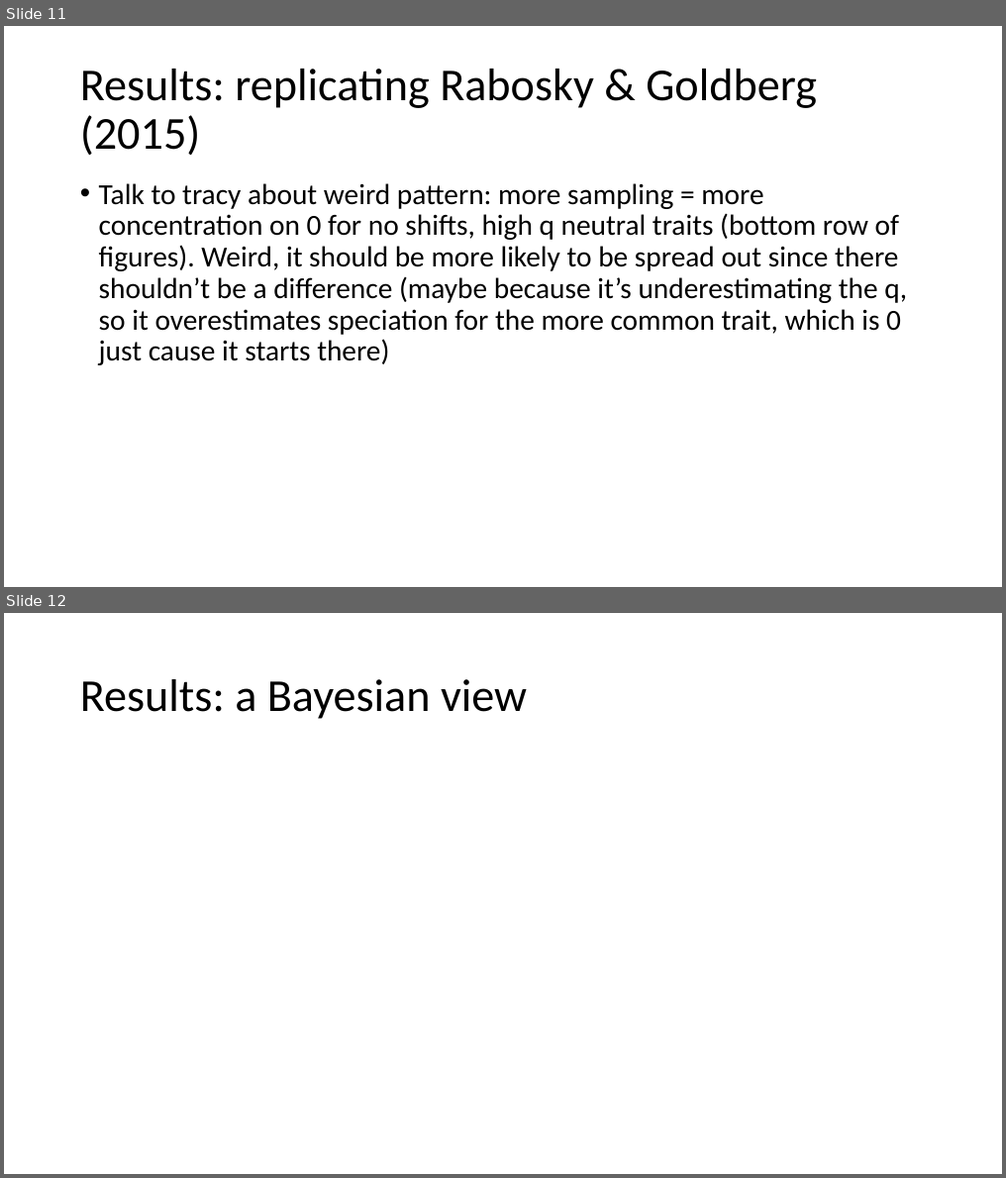
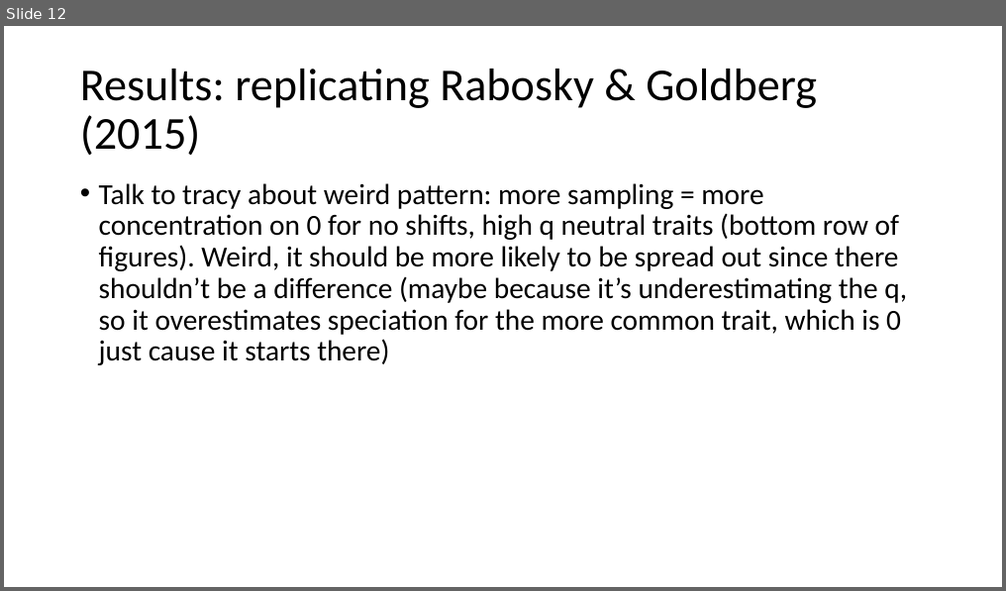
Before and after one commit to brpetrucci/ssetests_chap1, a slide deck: presentation/evol_2023.pptx. Shown one above the other, each under a label of ours: slides 11 and 12 before the commit, slide 12 after it. The pictures are 1006x1178 and 1006x591 pixels, drawn with LibreOffice and Linux fonts; fonts in the diff are those of the drawing. Boxes give left, top, right and bottom in pixels: in the first picture for what was removed or moved away, otherwise in the second. Text is boxed around its words. In the diff, an @@ line names an element or a change of style, - is before the commit and + after.

```diff
--- a/presentation/evol_2023.pptx
+++ b/presentation/evol_2023.pptx
@@ slide 12 removed at [4,613,1002,1174], background #FFFFFF @@
@@ title removed at [80,679,527,719] @@
-Results: a Bayesian view
@@ what was slide 11 is now slide 12 @@
```
Also in this commit, not shown: 4 slides changed, 18 slides added, 7 other slides removed, 5 other files.
